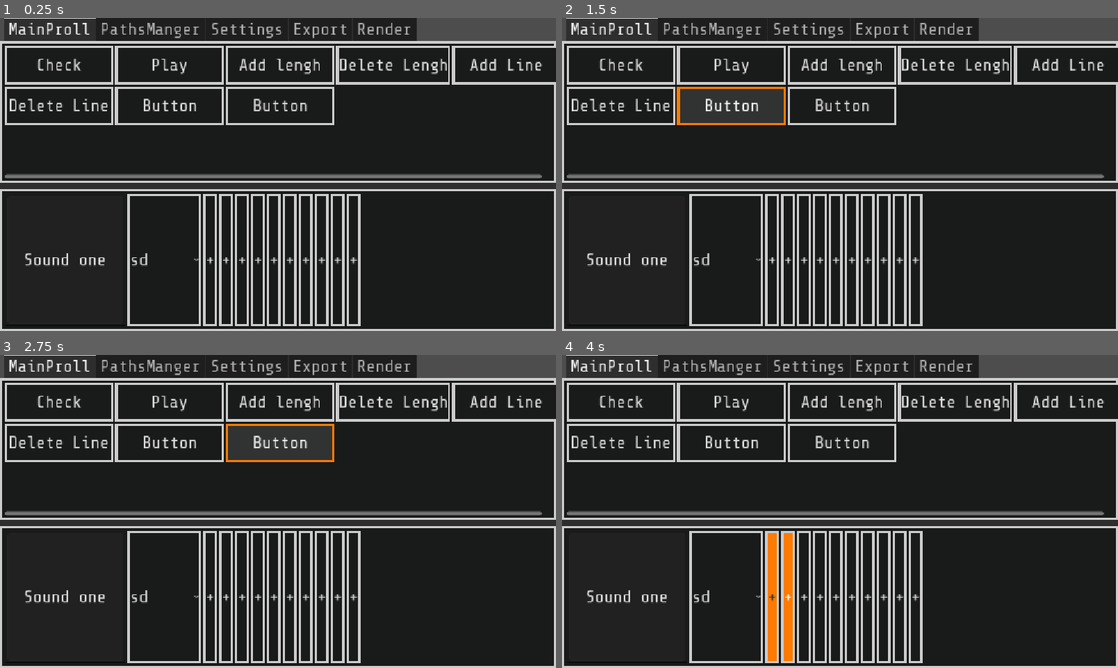
Above: before the commit, frames 1-4 (two rows, left to right).
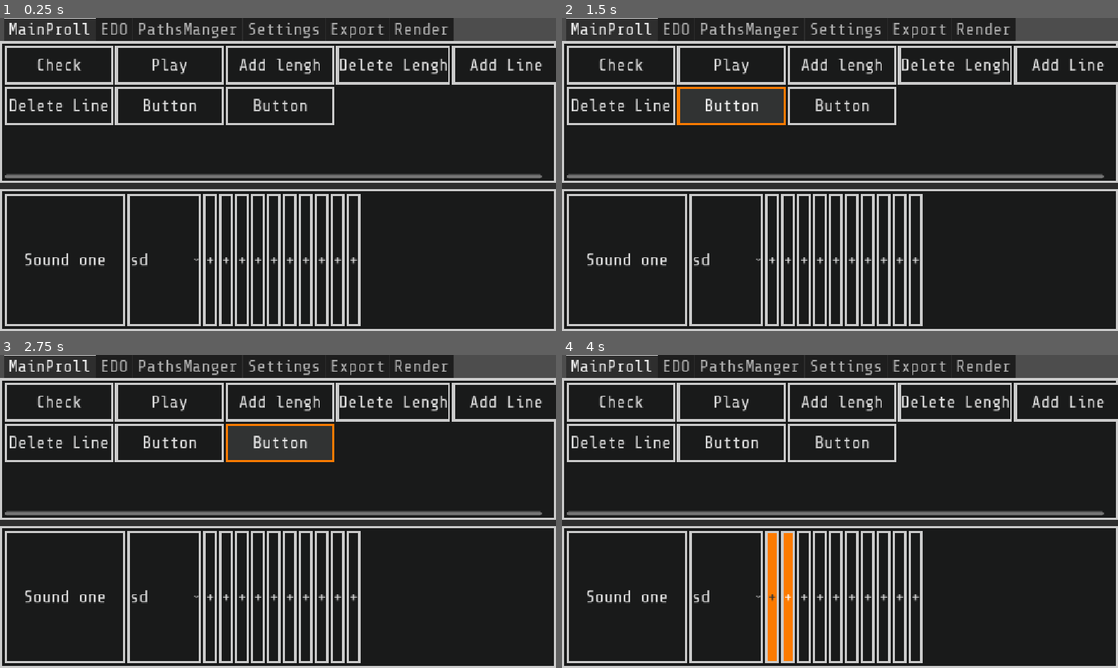
Above: after the commit, the same moments.

Repository: Serpulio/Serpula-daw
Game: Godot game, scene res://App/Prot/TestMain.tscn
The game is run twice, just before and just after one commit, with the same random seed, the same clock (stepped at 60 frames per second) and the same inputs.
Inputs:
- Up to frame 1 (0.25 s): no input
- Up to frame 2 (1.5 s): click "Check" at 0.5 s; click "Button" at 1.25 s
- Up to frame 3 (2.75 s): click "Button" at 2 s
- Up to frame 4 (4 s): click "+" at 2.75 s; click "+" at 3.5 s

The runs differ from the first frame. In frame 1, 2.0% of the frame differs, in the area x 0-82%, y 0-99%; in frame 2, 2.0%; in frame 3, 2.0%; in frame 4, 2.0%.

Commit message:
Fixed scale setup

Diff:
--- a/App/Prot/TestMain.tscn
+++ b/App/Prot/TestMain.tscn
@@ -1,6 +1,7 @@
 [gd_scene format=3 uid="uid://bnewhil35ajja"]
 
 [ext_resource type="PackedScene" uid="uid://cy1x638hdnto2" path="res://App/Prot/main_proll.tscn" id="1_dqrlx"]
+[ext_resource type="PackedScene" uid="uid://ioljnvkcxejn" path="res://App/Prot/edo.tscn" id="2_8e6o8"]
 
 [node name="Control" type="Control" unique_id=849558497]
 layout_mode = 3
@@ -23,22 +24,25 @@
 [node name="MainProll" parent="TabContainer" unique_id=958319401 instance=ExtResource("1_dqrlx")]
 layout_mode = 2
 
+[node name="EDO" parent="TabContainer" unique_id=1247850937 instance=ExtResource("2_8e6o8")]
+layout_mode = 2
+
 [node name="PathsManger" type="Panel" parent="TabContainer" unique_id=2006884156]
 visible = false
 layout_mode = 2
-metadata/_tab_index = 1
+metadata/_tab_index = 2
 
 [node name="Settings" type="Panel" parent="TabContainer" unique_id=1284832730]
 visible = false
 layout_mode = 2
-metadata/_tab_index = 2
+metadata/_tab_index = 3
 
 [node name="Export" type="Panel" parent="TabContainer" unique_id=503169829]
 visible = false
 layout_mode = 2
-metadata/_tab_index = 3
+metadata/_tab_index = 4
 
 [node name="Render" type="Panel" parent="TabContainer" unique_id=693812836]
 visible = false
 layout_mode = 2
-metadata/_tab_index = 4
+metadata/_tab_index = 5
--- /dev/null
+++ b/App/Prot/edo.tscn
@@ -0,0 +1,44 @@
+[gd_scene format=3 uid="uid://ioljnvkcxejn"]
+
+[ext_resource type="PackedScene" uid="uid://dny4nwb5g1vmi" path="res://App/Prot/edo_player.tscn" id="1_i1hgb"]
+[ext_resource type="Script" uid="uid://djt7uo14yn7mf" path="res://Core/Scales/Resource/new_script.gd" id="2_yrt34"]
+
+[sub_resource type="Resource" id="Resource_i1hgb"]
+script = ExtResource("2_yrt34")
+scale_halfs = Array[int]([1, 2, 3, 4, 5, 6, 7, 8, 9, 10, 11, 12])
+halfs = 12
+metadata/_custom_type_script = "uid://djt7uo14yn7mf"
+
+[node name="EDO" type="Panel" unique_id=1247850937]
+anchors_preset = 15
+anchor_right = 1.0
+anchor_bottom = 1.0
+grow_horizontal = 2
+grow_vertical = 2
+metadata/_tab_index = 1
+
+[node name="ScrollContainer" type="ScrollContainer" parent="." unique_id=1820908084]
+layout_mode = 1
+anchors_preset = 15
+anchor_right = 1.0
+anchor_bottom = 1.0
+grow_horizontal = 2
+grow_vertical = 2
+size_flags_vertical = 3
+
+[node name="HBoxContainer" type="HBoxContainer" parent="ScrollContainer" unique_id=1805929123]
+layout_mode = 2
+size_flags_horizontal = 3
+size_flags_vertical = 3
+
+[node name="EDOPlayer" parent="ScrollContainer/HBoxContainer" unique_id=1978740460 instance=ExtResource("1_i1hgb")]
+layout_mode = 2
+note_scale = SubResource("Resource_i1hgb")
+
+[node name="EDOPlayer2" parent="ScrollContainer/HBoxContainer" unique_id=939005849 instance=ExtResource("1_i1hgb")]
+layout_mode = 2
+note_scale = SubResource("Resource_i1hgb")
+
+[node name="EDOPlayer3" parent="ScrollContainer/HBoxContainer" unique_id=997012814 instance=ExtResource("1_i1hgb")]
+layout_mode = 2
+note_scale = SubResource("Resource_i1hgb")
--- /dev/null
+++ b/App/Prot/edo_audio_stream.gd
@@ -0,0 +1,53 @@
+extends AudioStreamPlayer
+class_name AudioEDOPlayer
+
+@export_range(0.0, 1.0) var target_volume: float = 0.2
+
+var frequency: float = 440.0
+var target_frequency: float = 440.0
+var sample_rate: float = 44100.0
+var phase: float = 0.0
+var volume: float = 0.2
+
+var playback: AudioStreamGeneratorPlayback
+
+func _ready() -> void:
+	if not stream or not stream is AudioStreamGenerator:
+		var generator = AudioStreamGenerator.new()
+		generator.mix_rate = 44100
+		stream = generator
+
+	volume = target_volume
+	play()
+	playback = get_stream_playback() as AudioStreamGeneratorPlayback
+	sample_rate = stream.mix_rate
+	stop_note()
+
+func _process(_delta: float) -> void:
+	_fill_buffer()
+
+func _fill_buffer() -> void:
+	if not playback:
+		return
+
+	var frames: int = playback.get_frames_available()
+
+	for i in range(frames):
+		frequency = lerpf(frequency, target_frequency, 0.005)
+
+		var increment: float = frequency / sample_rate
+		var sample: float = sin(phase * TAU) * volume
+
+		playback.push_frame(Vector2.ONE * sample)
+		phase = fmod(phase + increment, 1.0)
+
+func play_note(target_hz: float, delay: float) -> void:
+	volume = target_volume
+	target_frequency = target_hz
+
+	var safe_delay: float = max(0.01, delay)
+	await get_tree().create_timer(safe_delay).timeout
+	stop_note()
+
+func stop_note() -> void:
+	volume = 0.0
--- /dev/null
+++ b/App/Prot/edo_player.gd
@@ -0,0 +1,34 @@
+extends Panel
+
+@export var octav: int
+@export var half_time: float
+@export var note_scale: Note_Scale
+
+@onready var edo_player: AudioEDOPlayer = $AudioEDOPlayer
+
+@onready var halfs_cout: LineEdit = $Main/Top/HalfsCout
+@onready var half_values: VBoxContainer = $Main/Top/ScrollHalfValues/HalfValues
+
+@onready var line_time: LineEdit = $Main/Bottom/GridContainer/LineTime
+@onready var line_octave: LineEdit = $Main/Bottom/GridContainer/LineOctave
+@onready var main: VBoxContainer = $Main
+
+@onready var reset: Button = $Main/Bottom/Reset
+@onready var play_toggle: Button = $Main/Bottom/PlayToggle
+
+var halfs: float = 12
+var fstep: int = 0
+
+func reset_all() -> void:
+	note_scale = main.setup()
+
+func on_playing() -> void:
+	for ns in note_scale.scale_halfs:
+		edo_player.play_note(EDOManager.half_to_rate(note_scale.halfs, ns, 3), 1)
+		await get_tree().create_timer(0.3).timeout
+
+
+func _ready():
+	reset.pressed.connect(reset_all)
+	play_toggle.pressed.connect(on_playing)
+	halfs = note_scale.halfs
--- /dev/null
+++ b/App/Prot/edo_player.tscn
@@ -0,0 +1,101 @@
+[gd_scene format=3 uid="uid://dny4nwb5g1vmi"]
+
+[ext_resource type="Script" uid="uid://db10e3jywiqru" path="res://App/Prot/edo_player.gd" id="1_82g5c"]
+[ext_resource type="Script" uid="uid://8wpy75flq50x" path="res://App/Prot/edo_audio_stream.gd" id="2_y65h7"]
+[ext_resource type="Script" uid="uid://dp07u0l71faxv" path="res://App/Prot/half_values.gd" id="3_mth7b"]
+[ext_resource type="Script" uid="uid://d3x2oxlklimeg" path="res://App/Prot/main.gd" id="3_prrns"]
+
+[node name="EDOPlayer" type="Panel" unique_id=1978740460]
+custom_minimum_size = Vector2(250, 0)
+anchors_preset = 13
+anchor_left = 0.5
+anchor_right = 0.5
+anchor_bottom = 1.0
+grow_horizontal = 2
+grow_vertical = 2
+theme_type_variation = &"backgroundPanel"
+script = ExtResource("1_82g5c")
+
+[node name="AudioEDOPlayer" type="AudioStreamPlayer" parent="." unique_id=2054592754]
+script = ExtResource("2_y65h7")
+metadata/_custom_type_script = "uid://8wpy75flq50x"
+
+[node name="Main" type="VBoxContainer" parent="." unique_id=480137955]
+layout_mode = 1
+anchors_preset = 15
+anchor_right = 1.0
+anchor_bottom = 1.0
+offset_left = 5.0
+offset_top = 5.0
+offset_right = -5.0
+offset_bottom = -6.0
+grow_horizontal = 2
+grow_vertical = 2
+script = ExtResource("3_prrns")
+
+[node name="Top" type="VBoxContainer" parent="Main" unique_id=566737379]
+layout_mode = 2
+size_flags_vertical = 3
+
+[node name="HalfsCout" type="LineEdit" parent="Main/Top" unique_id=29026504]
+layout_mode = 2
+placeholder_text = "Halfs"
+alignment = 1
+
+[node name="ScrollHalfValues" type="ScrollContainer" parent="Main/Top" unique_id=93695902]
+layout_mode = 2
+size_flags_vertical = 3
+
+[node name="HalfValues" type="VBoxContainer" parent="Main/Top/ScrollHalfValues" unique_id=39332001]
+layout_mode = 2
+size_flags_horizontal = 3
+size_flags_vertical = 3
+script = ExtResource("3_mth7b")
+
+[node name="HalfValue" type="LineEdit" parent="Main/Top/ScrollHalfValues/HalfValues" unique_id=825832267]
+layout_mode = 2
+placeholder_text = "Half Value"
+alignment = 1
+
+[node name="Bottom" type="VBoxContainer" parent="Main" unique_id=673965417]
+layout_mode = 2
+size_flags_vertical = 3
+alignment = 1
+
+[node name="GridContainer" type="GridContainer" parent="Main/Bottom" unique_id=448274462]
+layout_mode = 2
+columns = 2
+
+[node name="AddHalf" type="Button" parent="Main/Bottom/GridContainer" unique_id=443767987]
+unique_name_in_owner = true
+layout_mode = 2
+size_flags_horizontal = 3
+text = "+"
+
+[node name="RemoveHalf" type="Button" parent="Main/Bottom/GridContainer" unique_id=2076995072]
+unique_name_in_owner = true
+layout_mode = 2
+size_flags_horizontal = 3
+text = "-"
+
+[node name="LineTime" type="LineEdit" parent="Main/Bottom/GridContainer" unique_id=415643650]
+layout_mode = 2
+size_flags_horizontal = 3
+placeholder_text = "Time"
+alignment = 1
+
+[node name="LineOctave" type="LineEdit" parent="Main/Bottom/GridContainer" unique_id=641304787]
+layout_mode = 2
+size_flags_horizontal = 3
+placeholder_text = "Octav"
+alignment = 1
+
+[node name="Reset" type="Button" parent="Main/Bottom" unique_id=79865940]
+layout_mode = 2
+text = "Reset"
+
+[node name="PlayToggle" type="Button" parent="Main/Bottom" unique_id=469236631]
+layout_mode = 2
+size_flags_vertical = 3
+toggle_mode = true
+text = "|>"
--- /dev/null
+++ b/App/Prot/half_values.gd
@@ -0,0 +1,30 @@
+extends VBoxContainer
+
+
+@onready var add_half: Button = %AddHalf
+@onready var remove_half: Button = %RemoveHalf
+
+func _ready() -> void:
+	add_half.pressed.connect(_add_half)
+	remove_half.pressed.connect(_remove_half)
+
+func _get_flats() -> Array[int]:
+	var flats: Array[int]
+
+	for i in get_children():
+		if i is LineEdit:
+			if i.text.is_valid_int():
+				flats.append((i.text).to_int())
+
+	return flats
+
+func _add_half() -> void:
+	var nev_half_value := LineEdit.new()
+	nev_half_value.alignment = HORIZONTAL_ALIGNMENT_CENTER
+	nev_half_value.placeholder_text = "Half Value"
+	add_child(nev_half_value)
+
+func _remove_half() -> void:
+	if get_child_count() <= 1:
+		return
+	get_child(get_child_count()-1).free()
--- /dev/null
+++ b/App/Prot/main.gd
@@ -0,0 +1,19 @@
+extends VBoxContainer
+
+@export var note_scale: Note_Scale
+@onready var half_values: VBoxContainer = $Top/ScrollHalfValues/HalfValues
+@onready var halfs_cout: LineEdit = $Top/HalfsCout
+
+func setup() -> Note_Scale:
+	var res := Note_Scale.new()
+	if !half_values.has_method("_get_flats"):
+		return res
+	if halfs_cout.text.is_valid_int():
+		res.halfs = (halfs_cout.text).to_int()
+
+	var flats: Array[int] = half_values._get_flats()
+	res.scale_halfs = flats
+	return res
+
+func _ready() -> void:
+	pass
--- a/App/Prot/piano_roll_line_input.gd
+++ b/App/Prot/piano_roll_line_input.gd
@@ -32,6 +32,9 @@
 			menu_drums_button.add_item(i.resource_name)
 
 func _play_proll() -> void:
+
+	_proll_check()
+
 	for i in proll_data:
 		if i:
 			if !proll_player:
@@ -45,14 +48,24 @@
 
 	var tmp_proll_data: Array[bool]
 
-	drum_samples = _get_wav_files()
+	if OS.get_name() == "Linux":
+		print("Запущено на Linux")
+		drum_samples = _get_wav_files()
+	elif OS.get_name() == "Android":
+		print("Запущено на Android")
+		drum_samples = [preload("uid://dy7vqyqb7vy7e"), preload("uid://ctyahealfmv12"), preload("uid://cjuiv3nlf0qpn"), preload("uid://cfaxpedjcw3ur"), preload("uid://dsl85bb3x1t26"), preload("uid://bxqneyv4uqcc3")]
+
+		for i in drum_samples:
+			var file_name := i.resource_path.get_file().get_basename()
+			i.resource_name = file_name
 
 	for i in get_children():
 		if i is Button:
 			print(i.name + " IS: " + "Pressed" if i.button_pressed else "Dont presed")
 			tmp_proll_data.append(i.button_pressed)
 
-	proll_player.stream = drum_samples[menu_drums_button.selected]
+	if drum_samples.size() > 0:
+		proll_player.stream = drum_samples[menu_drums_button.selected]
 
 	proll_data = tmp_proll_data
 
--- a/Content/Theme/GameTheme.tres
+++ b/Content/Theme/GameTheme.tres
@@ -76,6 +76,9 @@
 Button/styles/pressed = SubResource("StyleBoxFlat_3mvmg")
 Label/constants/shadow_offset_x = 2
 Label/constants/shadow_offset_y = 2
+LineEdit/styles/focus = SubResource("StyleBoxFlat_dqrlx")
+LineEdit/styles/normal = SubResource("StyleBoxFlat_x6838")
+LineEdit/styles/read_only = null
 MenuLabel/base_type = &"Label"
 MenuLabel/colors/font_color = Color(0.27058825, 0.19607843, 0.8509804, 1)
 Panel/styles/panel = SubResource("StyleBoxFlat_xvnr8")
--- /dev/null
+++ b/Core/Autoload/edo_manager.gd
@@ -0,0 +1,8 @@
+extends Node
+
+func half_to_rate(scale_halfs_count: float, half: float, octave: int = 0) -> float:
+	var base_freq: float = 440.0
+	var calculated_freq: float = base_freq * pow(2.0, half / scale_halfs_count)
+	calculated_freq *= pow(2.0, float(octave))
+
+	return calculated_freq
--- /dev/null
+++ b/Core/Scales/Resource/new_script.gd
@@ -0,0 +1,5 @@
+extends Resource
+class_name Note_Scale
+
+@export var scale_halfs: Array[int]
+@export var halfs: int
--- a/project.godot
+++ b/project.godot
@@ -10,8 +10,9 @@
 
 [application]
 
-config/name="TEST Piano Roll"
-config/version="v0.1.0-dev1"
+config/name="Serpula DAW"
+config/description="Open Source DAW"
+config/version="v0.1.2"
 run/main_scene="uid://bnewhil35ajja"
 config/features=PackedStringArray("4.7", "GL Compatibility")
 config/icon="res://icon.svg"
@@ -20,6 +21,7 @@
 
 G="*uid://ca1qpgajyybia"
 UFX="*uid://dvi8705ibacrf"
+EDOManager="*uid://b0x4b8ytxveqp"
 
 [display]
 
@@ -39,3 +41,4 @@
 rendering_device/driver.windows="d3d12"
 renderer/rendering_method="gl_compatibility"
 renderer/rendering_method.mobile="gl_compatibility"
+textures/vram_compression/import_etc2_astc=true
Not shown, added: App/Prot/edo_audio_stream.gd.uid
Not shown, added: App/Prot/edo_player.gd.uid
Not shown, added: App/Prot/half_values.gd.uid
Not shown, added: App/Prot/main.gd.uid
Not shown, added: Core/Autoload/edo_manager.gd.uid
Not shown, added: Core/Scales/Resource/new_script.gd.uid
Not shown, added: export_presets.cfg
